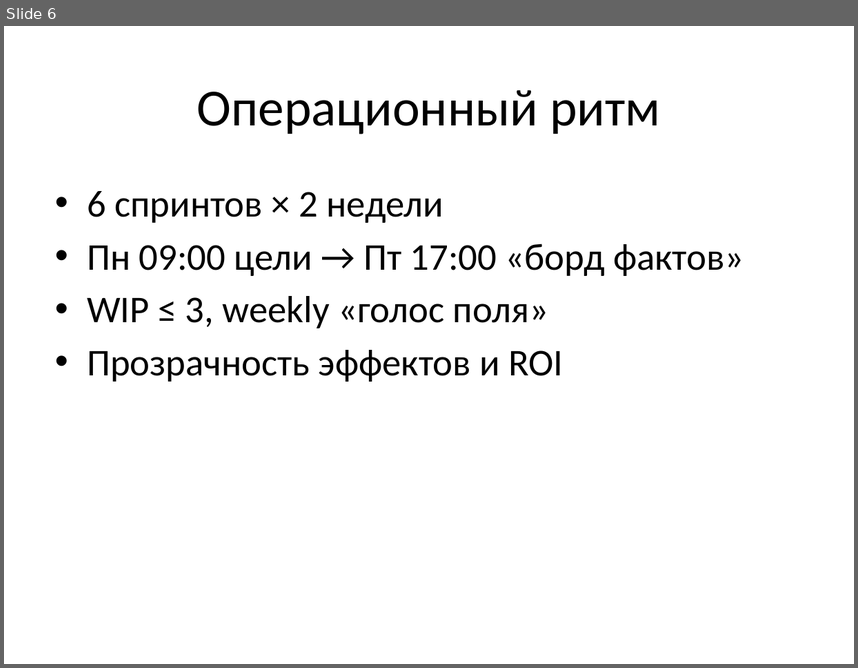
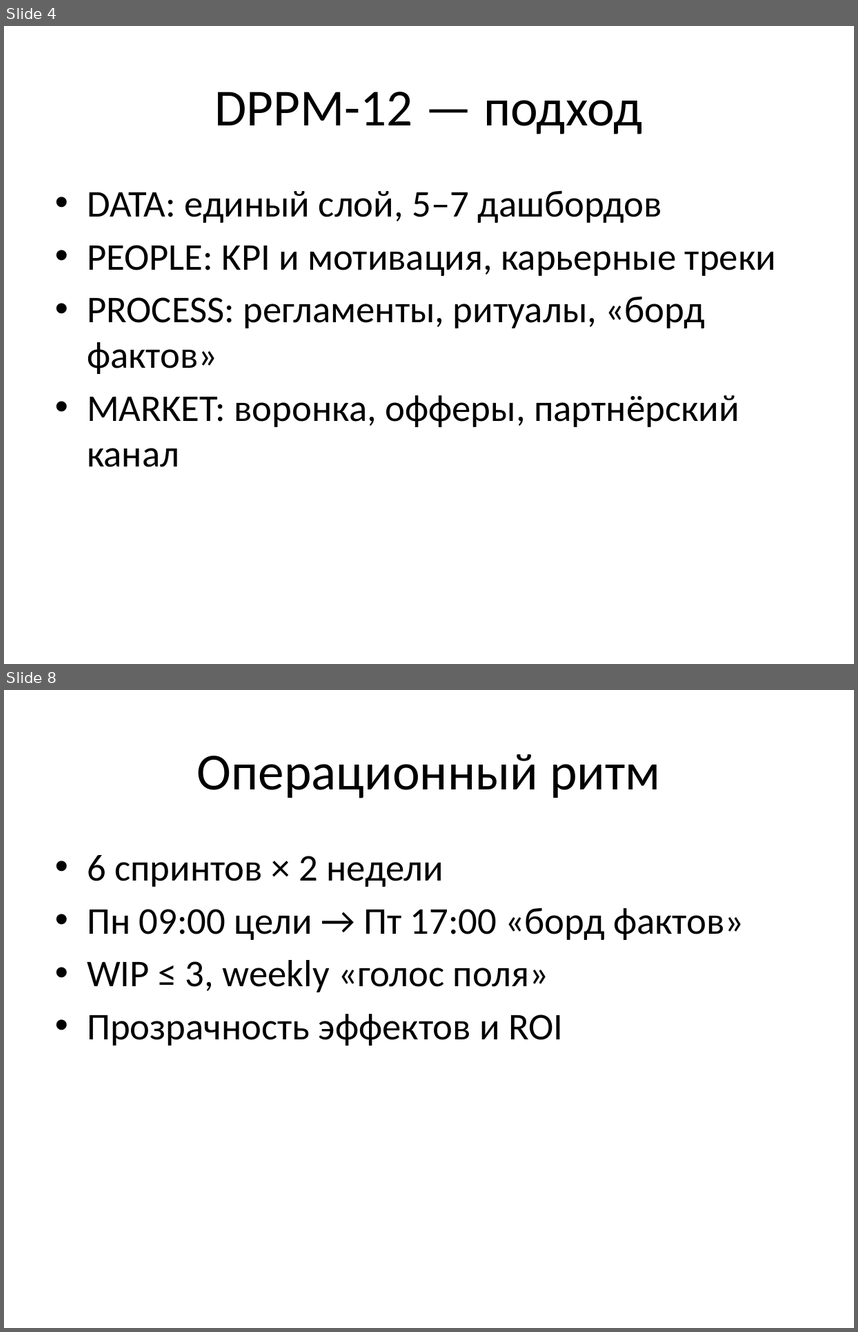
Before and after one commit to Vildia/CFG-consulting, a slide deck: downloads/CFG_PitchDeck.pptx. Shown one above the other, each under a label of ours: slide 6 before the commit, slides 4 and 8 after it; the slides between them are not shown. The pictures are 858x668 and 858x1332 pixels, drawn with LibreOffice and Linux fonts; fonts in the diff are those of the drawing. Boxes give left, top, right and bottom in pixels: in the first picture for what was removed or moved away, otherwise in the second. Text is boxed around its words. In the diff, an @@ line names an element or a change of style, - is before the commit and + after.

```diff
--- a/downloads/CFG_PitchDeck.pptx
+++ b/downloads/CFG_PitchDeck.pptx
@@ slide 4 added at [4,26,854,664], background #FFFFFF @@
@@ title added at [214,92,642,134], 44 pt, text #000000 @@
+DPPM-12 — подход
@@ text added at [87,190,776,467], 32 pt, text #000000 @@
+• DATA: единый слой, 5–7 дашбордов
+• PEOPLE: KPI и мотивация, карьерные треки
+• PROCESS: регламенты, ритуалы, «борд фактов»
+• MARKET: воронка, офферы, партнёрский канал
@@ what was slide 6 is now slide 8 @@
```
Also in this commit, not shown: 5 slides changed, 2 other slides added, 12 other files.
